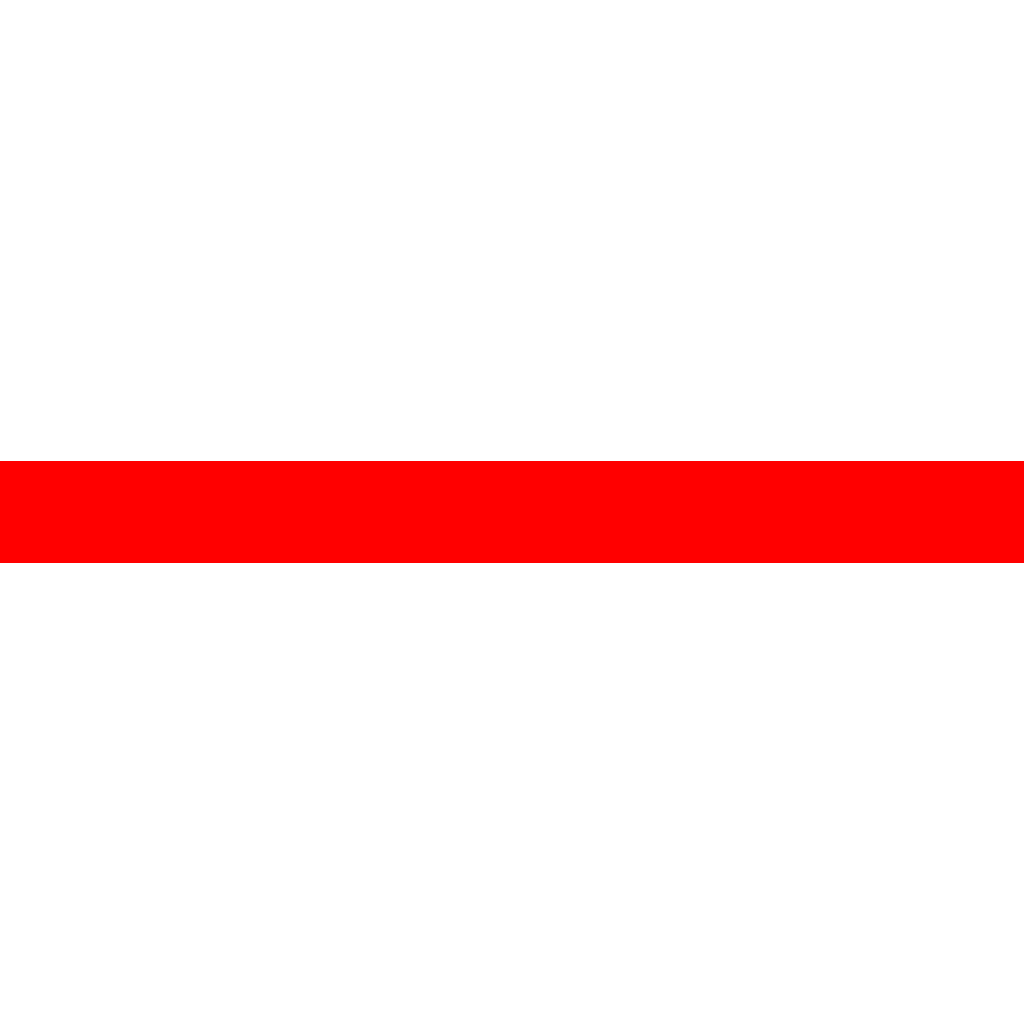
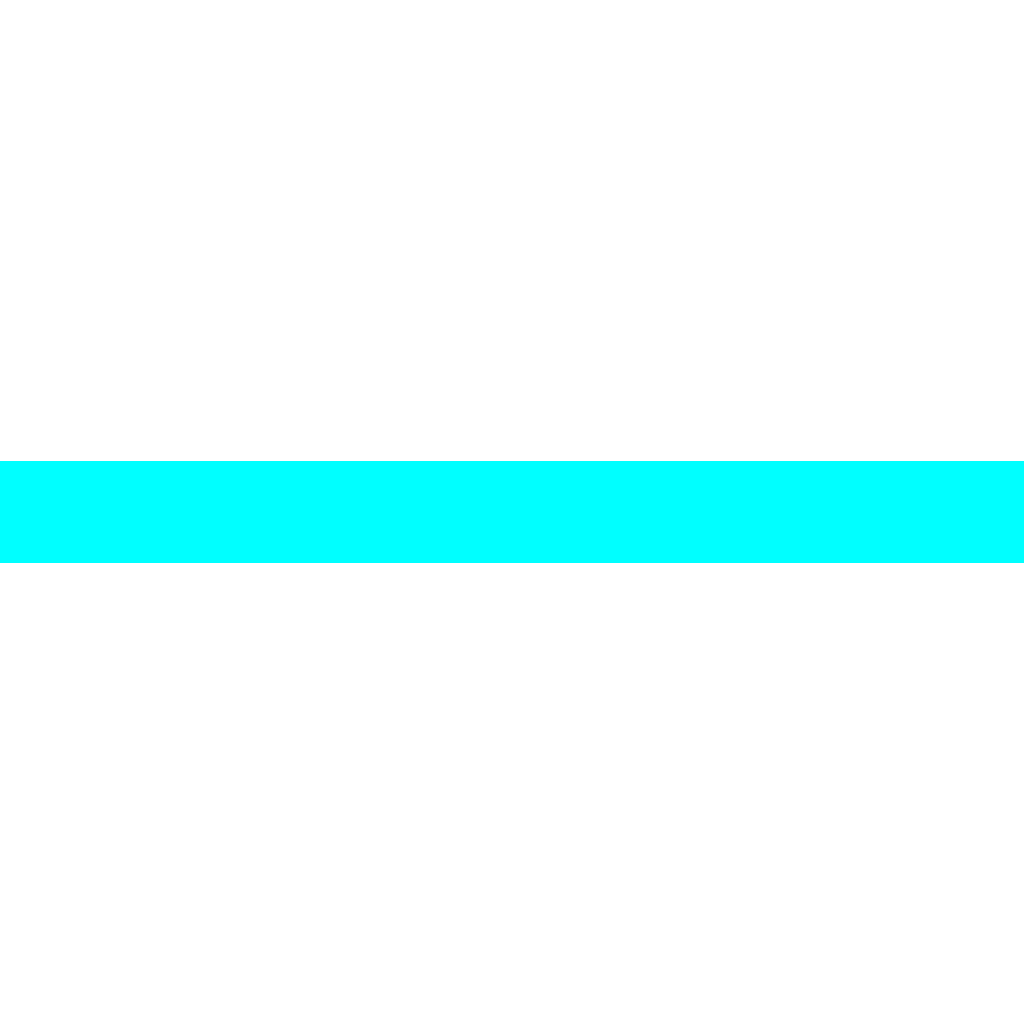
Comparing the layer stacks of the two 1024x1024 images. Changes:
added layer "BaseTexture.png copy #5" above "BaseTexture.png copy #4" over [0, 461, 1024, 563]
painted on "BaseTexture.png" over [0, 461, 1024, 563]
